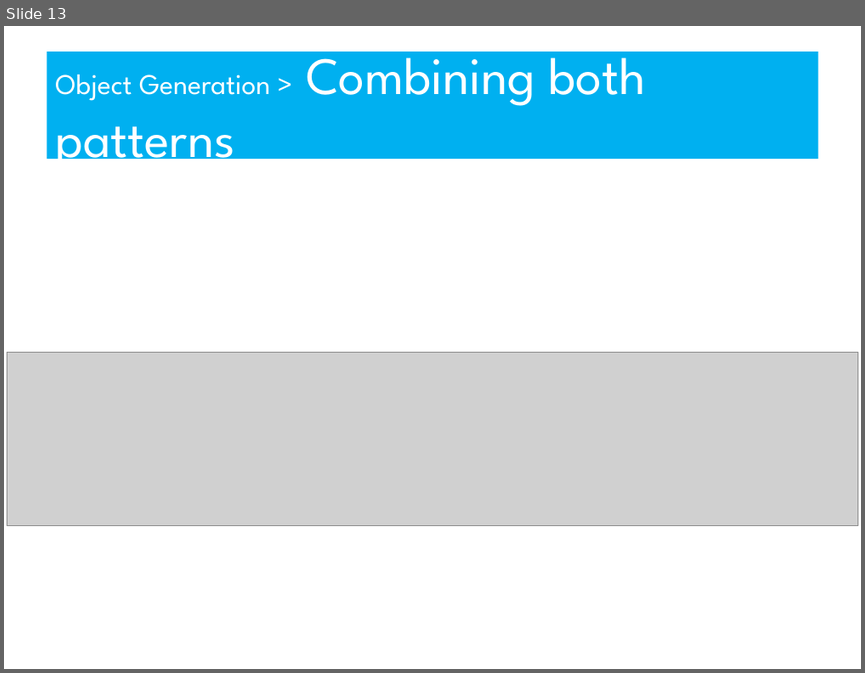
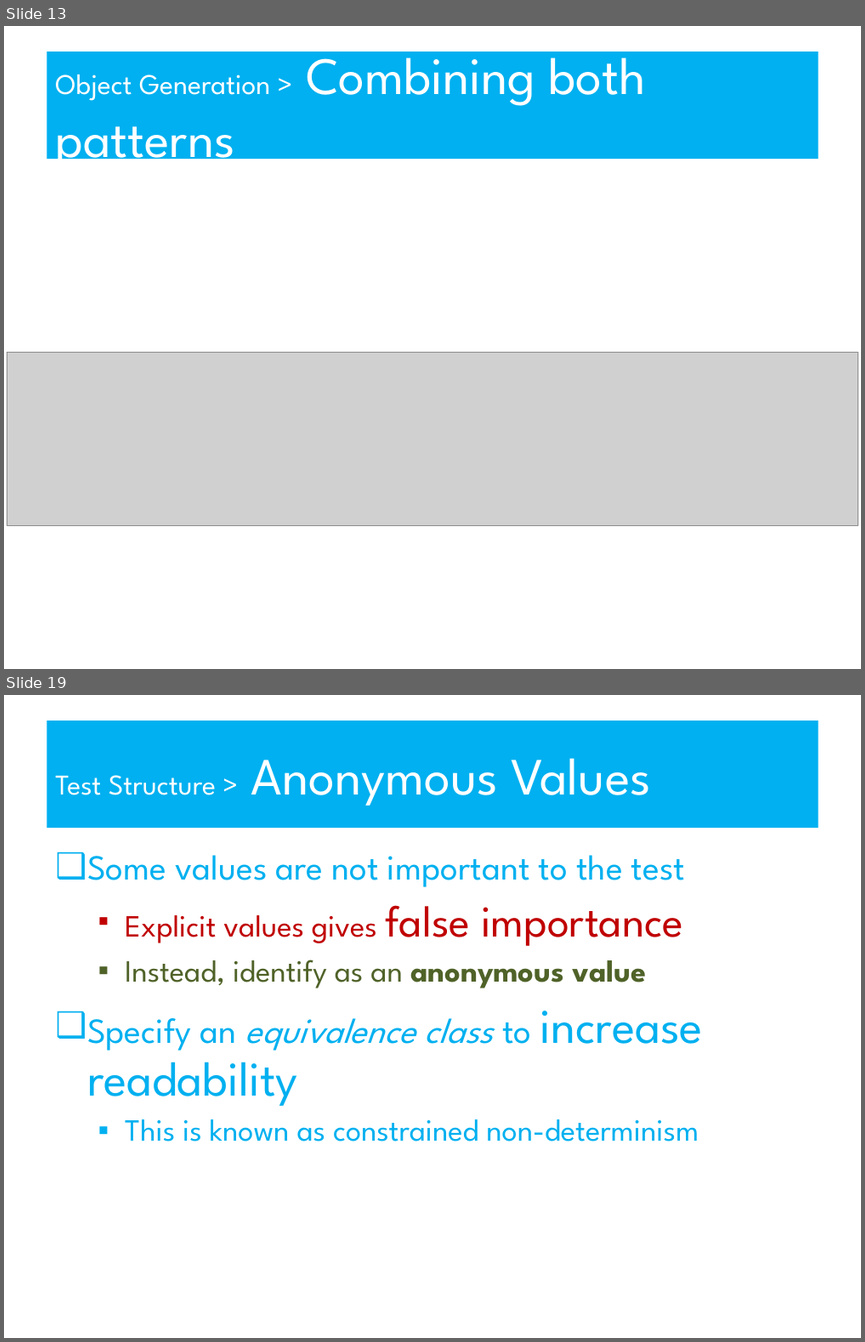
Before and after one commit to robdmoore/TestDataSustainabilityPresentation, a slide deck: Presentation.ppt. Shown one above the other, each under a label of ours: slide 13 before the commit, slides 13 and 19 after it; the slides between them are not shown. The pictures are 865x673 and 865x1342 pixels, drawn with LibreOffice and Linux fonts; fonts in the diff are those of the drawing; grey boxes stand for pictures. Boxes give left, top, right and bottom in pixels: in the first picture for what was removed or moved away, otherwise in the second. Text is boxed around its words. In the diff, an @@ line names an element or a change of style, - is before the commit and + after.

```diff
--- a/Presentation.ppt
+++ b/Presentation.ppt
@@ slide 19 added at (4, 695, 861, 1338), background #FFFFFF @@
@@ title added at (46, 721, 818, 828), fill #00B0F0, 44 pt, text #FFFFFF @@
+Test Structure > Anonymous Values
@@ text added at (87, 855, 703, 1141), 25.9 pt, text #00B0F0 @@
+❑ Some values are not important to the test
+  ▪ Explicit values gives false importance
+  ▪ Instead, identify as an anonymous value
+❑ Specify an equivalence class to increase readability
+  ▪ This is known as constrained non-determinism
```
Also in this commit, not shown: 1 slide changed, 6 other slides added, 3 other files.
